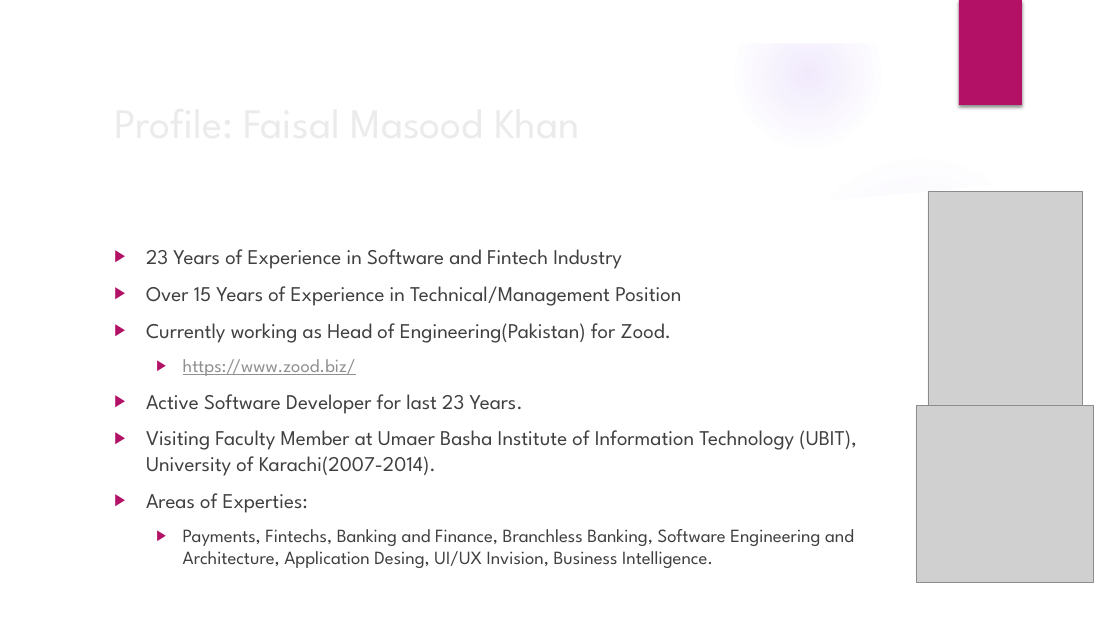
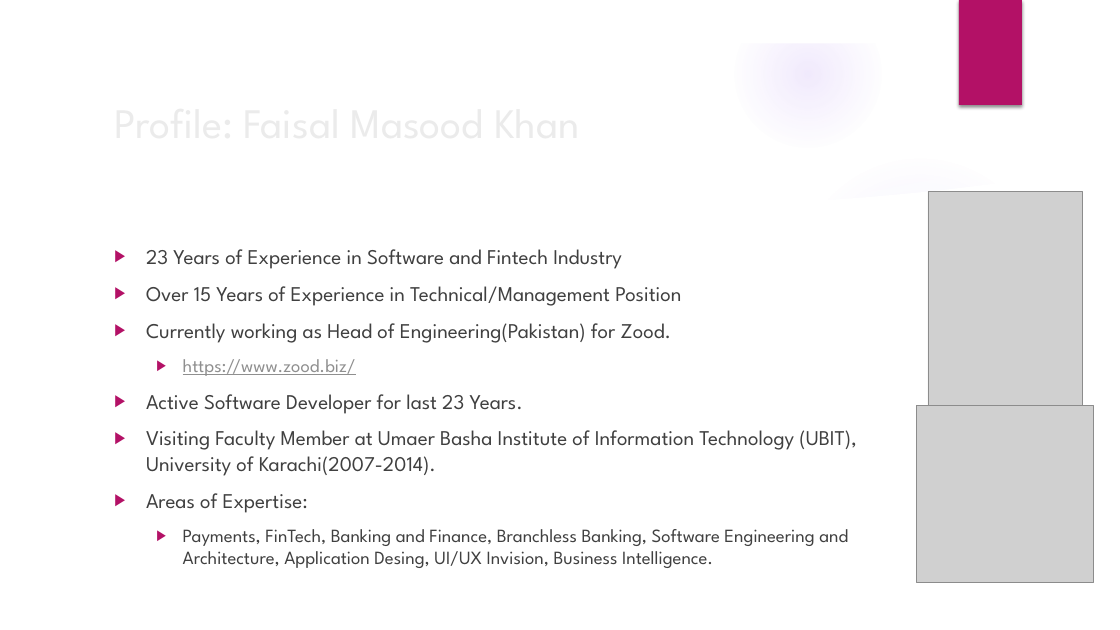
Before and after one commit to fkhan79/giaic_fmk, a slide deck: slide 2 of presentations/GIAIC-Introduction to TypeScript.pptx. Drawn at 1120x630 pixels with LibreOffice and Linux fonts; fonts in the diff are those of the drawing; grey boxes stand for pictures; background and template pictures are left out. Boxes give left, top, right and bottom in pixels: in the first picture for what was removed or moved away, otherwise in the second. Text is boxed around its words. In the diff, an @@ line names an element or a change of style, - is before the commit and + after.

Commit message:
Update GIAIC-Introduction to TypeScript.pptx
minor updates

```diff
--- a/presentations/GIAIC-Introduction to TypeScript.pptx
+++ b/presentations/GIAIC-Introduction to TypeScript.pptx
@@ text at (146,493,848,568): text changed @@
-▶ Areas of Experties:
-  ▶ Payments, Fintechs, Banking and Finance, Branchless Banking, Software Engineering and Architecture, Application Desing, UI/UX Invision, Business Intelligence.
+▶ Areas of Expertise:
+  ▶ Payments, FinTech, Banking and Finance, Branchless Banking, Software Engineering and Architecture, Application Desing, UI/UX Invision, Business Intelligence.
```
